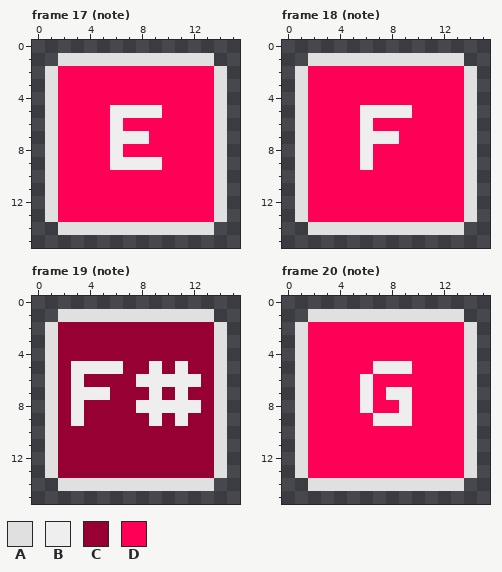
Edited in one commit: pixel-art file (Assets/AnimationImporter/note.ase). The first picture shows the starting point.
16x16 pixels, 48 frames. Shown: frame 17 (note), frame 18 (note), frame 19 (note), frame 20 (note). The commit also changed other frames, which this record leaves out.
Visible layers, top first: "label letter", "button".
Palette (. is transparent): A #e0e0e0  B #eeeeee  C #970033  D #ff0057
Pixels before, frame 17 (note), first column x 1:
 1 .AAAAAAAAAAAA.
 2 ADDDDDDDDDDDDA
 3 ADDDDDDDDDDDDA
 4 ADDDDDDDDDDDDA
 5 ADDDDBBBBDDDDA
 6 ADDDDBDDDDDDDA
 7 ADDDDBBBDDDDDA
 8 ADDDDBDDDDDDDA
 9 ADDDDBBBBDDDDA
10 ADDDDDDDDDDDDA
11 ADDDDDDDDDDDDA
12 ADDDDDDDDDDDDA
13 ADDDDDDDDDDDDA
14 .AAAAAAAAAAAA.
Pixels before, frame 18 (note), first column x 1:
 1 .AAAAAAAAAAAA.
 2 ADDDDDDDDDDDDA
 3 ADDDDDDDDDDDDA
 4 ADDDDDDDDDDDDA
 5 ADDDDBBBBDDDDA
 6 ADDDDBDDDDDDDA
 7 ADDDDBBBDDDDDA
 8 ADDDDBDDDDDDDA
 9 ADDDDBDDDDDDDA
10 ADDDDDDDDDDDDA
11 ADDDDDDDDDDDDA
12 ADDDDDDDDDDDDA
13 ADDDDDDDDDDDDA
14 .AAAAAAAAAAAA.
Pixels before, frame 19 (note), first column x 1:
 1 .AAAAAAAAAAAA.
 2 ACCCCCCCCCCCCA
 3 ACCCCCCCCCCCCA
 4 ACCCCCCCCCCCCA
 5 ACBBBBCCBCBCCA
 6 ACBCCCCBBBBBCA
 7 ACBBBCCCBCBCCA
 8 ACBCCCCBBBBBCA
 9 ACBCCCCCBCBCCA
10 ACCCCCCCCCCCCA
11 ACCCCCCCCCCCCA
12 ACCCCCCCCCCCCA
13 ACCCCCCCCCCCCA
14 .AAAAAAAAAAAA.
Pixels before, frame 20 (note), first column x 1:
 1 .AAAAAAAAAAAA.
 2 ADDDDDDDDDDDDA
 3 ADDDDDDDDDDDDA
 4 ADDDDDDDDDDDDA
 5 ADDDDDBBBDDDDA
 6 ADDDDBDDDDDDDA
 7 ADDDDBDBBDDDDA
 8 ADDDDBDDBDDDDA
 9 ADDDDDBBBDDDDA
10 ADDDDDDDDDDDDA
11 ADDDDDDDDDDDDA
12 ADDDDDDDDDDDDA
13 ADDDDDDDDDDDDA
14 .AAAAAAAAAAAA.
Now the later version:
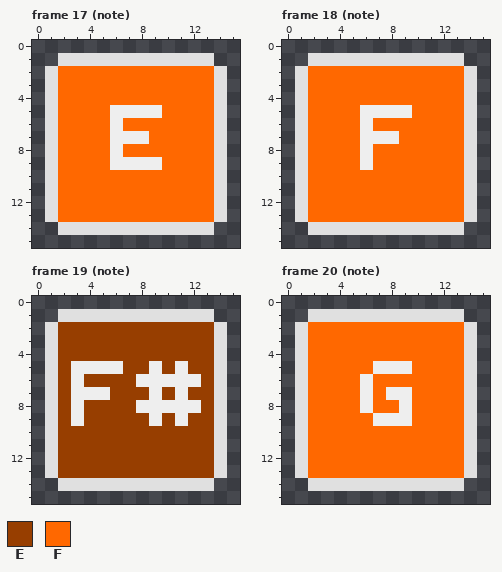
Colours new in this view: E #973e00  F #ff6800
Author's note on the commit: Add colors to each octave on keyboard.
Changes in this commit:
Changed rows in their new state; - is an unchanged pixel.
Frame 17 (note), layer "button":
first column x 2:
 2 FFFFFFFFFFFF
 3 FFFFFFFFFFFF
 4 FFFFFFFFFFFF
 5 FFFF----FFFF
 6 FFFF-FFFFFFF
 7 FFFF---FFFFF
 8 FFFF-FFFFFFF
 9 FFFF----FFFF
10 FFFFFFFFFFFF
11 FFFFFFFFFFFF
12 FFFFFFFFFFFF
13 FFFFFFFFFFFF
Frame 18 (note), layer "button":
first column x 2:
 2 FFFFFFFFFFFF
 3 FFFFFFFFFFFF
 4 FFFFFFFFFFFF
 5 FFFF----FFFF
 6 FFFF-FFFFFFF
 7 FFFF---FFFFF
 8 FFFF-FFFFFFF
 9 FFFF-FFFFFFF
10 FFFFFFFFFFFF
11 FFFFFFFFFFFF
12 FFFFFFFFFFFF
13 FFFFFFFFFFFF
Frame 19 (note), layer "button":
first column x 2:
 2 EEEEEEEEEEEE
 3 EEEEEEEEEEEE
 4 EEEEEEEEEEEE
 5 E----EE-E-EE
 6 E-EEEE-----E
 7 E---EEE-E-EE
 8 E-EEEE-----E
 9 E-EEEEE-E-EE
10 EEEEEEEEEEEE
11 EEEEEEEEEEEE
12 EEEEEEEEEEEE
13 EEEEEEEEEEEE
Frame 20 (note), layer "button":
first column x 2:
 2 FFFFFFFFFFFF
 3 FFFFFFFFFFFF
 4 FFFFFFFFFFFF
 5 FFFFF---FFFF
 6 FFFF-FFFFFFF
 7 FFFF-F--FFFF
 8 FFFF-FF-FFFF
 9 FFFFF---FFFF
10 FFFFFFFFFFFF
11 FFFFFFFFFFFF
12 FFFFFFFFFFFF
13 FFFFFFFFFFFF
Changed places in both pictures, as pixel boxes (x1, y1, x2, y2):
changed: (58, 66, 214, 222)
changed: (308, 66, 464, 222)
changed: (58, 322, 214, 478)
changed: (308, 322, 464, 478)
